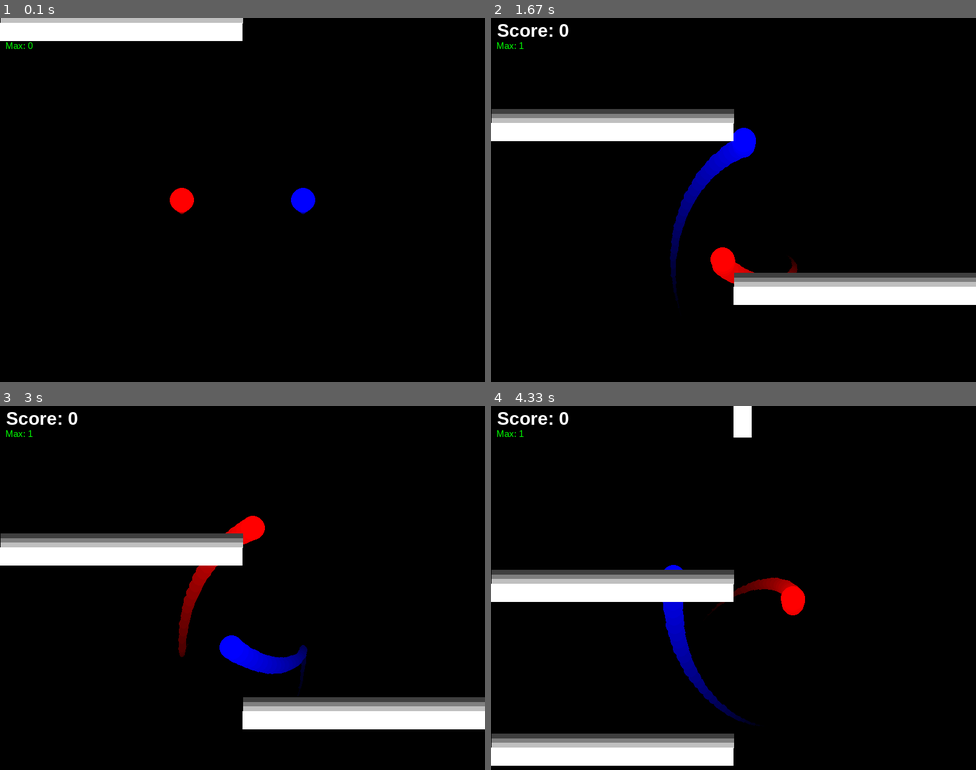
Above: before the commit, frames 1-4 (two rows, left to right).
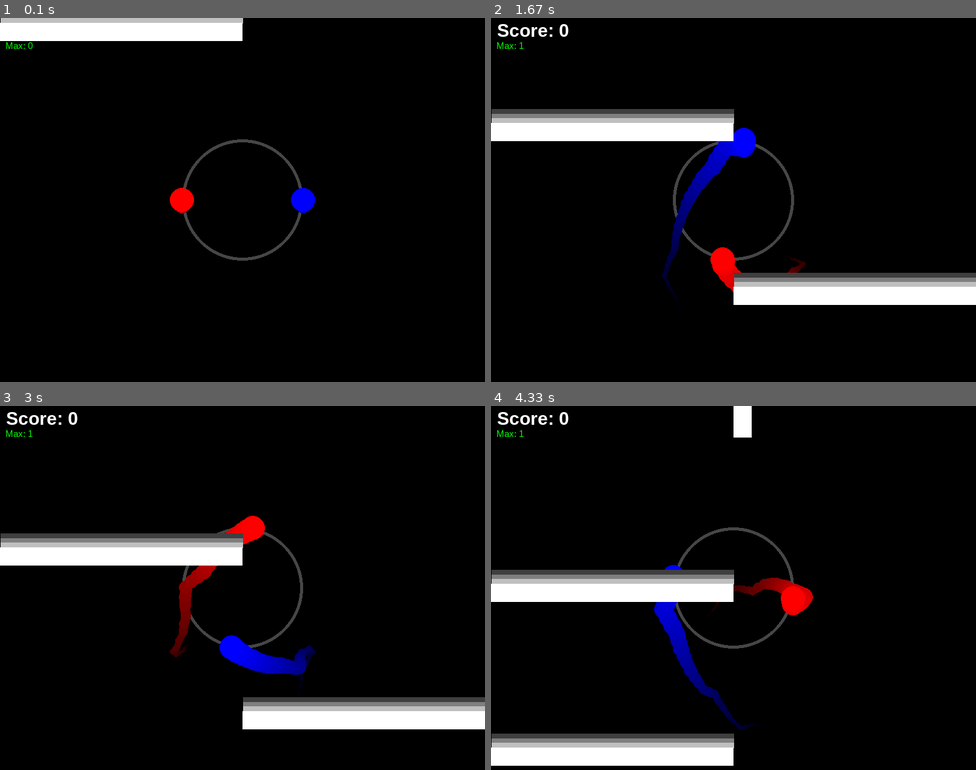
Above: after the commit, the same moments.

Repository: ycarowwww/atividades_backend_ifrn
Game: pygame game, started from 1Ano/JogoFimDeAno/duet.py
The game is run twice, just before and just after one commit, with the same random seed, the same clock (stepped at 60 frames per second) and the same inputs.
Inputs:
- Up to frame 1 (0.1 s): no input
- Up to frame 2 (1.67 s): tap Space at 0.33, 0.73, 1.03, 1.23, 1.53 s; hold D 0.67-1.13 s; tap Shift at 0.82 s; hold D 1.17-1.63 s
- Up to frame 3 (3 s): hold A 1.67-2.2 s; tap Space at 1.73, 2.03, 2.3, 2.6, 2.73 s; hold A 2.23-2.63 s; tap Shift at 2.38 s; hold D from 2.67 s (still down)
- Up to frame 4 (4.33 s): tap Space at 3.03, 3.4, 3.7, 3.9, 4.2 s; release D at 3.3 s; hold A 3.33-3.8 s; hold D 3.83-4.3 s; tap Shift at 3.98 s

The runs differ from the first frame. In frame 1, 0.5% of the frame differs, in the area x 37-63%, y 33-67%; in frame 2, 0.9%; in frame 3, 0.9%; in frame 4, 1.1%, in the area x 33-67%, y 33-89%.

Commit message:
Teste da Mecânica de mudar a distância do centro
Player pode agora mudar de distância em relação ao centro (mecânica para obstáculos).
Uma pequena circunferência foi adicionada para traçar o "raio" de rotação.

Diff:
--- a/1Ano/JogoFimDeAno/duet.py
+++ b/1Ano/JogoFimDeAno/duet.py
@@ -5,20 +5,20 @@
 
 pg.init()
 
-COLORS: dict[str, tuple[int, int, int]] = {
-    "BLACK" : (0, 0, 0),
-    "WHITE" : (255, 255, 255),
-    "RED" : (255, 0, 0),
-    "GREEN" : (0, 255, 0),
-    "BLUE" : (0, 0, 255)
-}
-
 SCREEN_SIZE: tuple[int, int] = (800, 600)
 SCREEN_CENTER: tuple[int, int] = (SCREEN_SIZE[0]//2, SCREEN_SIZE[1]//2)
 screen: pg.Surface = pg.display.set_mode(SCREEN_SIZE)
 pg.display.set_caption("Duet PFA")
 clock: pg.time.Clock = pg.time.Clock()
 FPS: float = 60.0
+COLORS: dict[str, tuple[int, int, int]] = {
+    "BLACK" : (0, 0, 0),
+    "GRAY" : (70, 70, 70),
+    "WHITE" : (255, 255, 255),
+    "RED" : (255, 0, 0),
+    "GREEN" : (0, 255, 0),
+    "BLUE" : (0, 0, 255)
+}
 
 class Player:
     def __init__(self, position: list[int], color: tuple[int, int, int], size: int, angle: int = 0) -> None:
@@ -29,13 +29,20 @@
         self.hitbox_rect = pg.Rect(0, 0, self.size, self.size)
         self.hitbox_rect.center = self.position
         self.positions_track = []
+        self.distance = 100
 
-    def update(self, screen: pg.Surface, point: tuple[int, int], distance: int, key: pg.key.ScancodeWrapper) -> None:
+    def update(self, screen: pg.Surface, point: tuple[int, int], key: pg.key.ScancodeWrapper) -> None:
+        if key[pg.K_LSHIFT] and self.distance > 0:
+            self.distance -= 5
+        elif key[pg.K_SPACE] or self.distance < 100:
+            self.distance += 5
+        elif self.distance > 100:
+            self.distance -= 5
         if key[pg.K_a]: self.angle -= 5
         if key[pg.K_d]: self.angle += 5
         self.angle %= 360
 
-        self.rotate_to_center(point, distance)
+        self.rotate_to_center(point)
         self.draw(screen)
 
     def draw(self, screen: pg.Surface) -> None:
@@ -48,9 +55,9 @@
 
         pg.draw.circle(screen, self.color, self.position, self.size)
 
-    def rotate_to_center(self, point: tuple[int, int], distance: int) -> None:
-        self.position[0] = distance * cos(radians(self.angle)) + point[0]
-        self.position[1] = distance * sin(radians(self.angle)) + point[1]
+    def rotate_to_center(self, point: tuple[int, int]) -> None:
+        self.position[0] = self.distance * cos(radians(self.angle)) + point[0]
+        self.position[1] = self.distance * sin(radians(self.angle)) + point[1]
         self.hitbox_rect.center = self.position
 
         self.positions_track.insert(0, list(self.hitbox_rect.center)) # Usar uma Queue depois
@@ -111,10 +118,12 @@
     clock.tick(FPS)
     screen.fill(COLORS["BLACK"])
 
+    pg.draw.circle(screen, COLORS["GRAY"], SCREEN_CENTER, player1.distance, 5)
+
     key: pg.key.ScancodeWrapper = pg.key.get_pressed()
 
-    player1.update(screen, SCREEN_CENTER, 100, key)
-    player2.update(screen, SCREEN_CENTER, 100, key)
+    player1.update(screen, SCREEN_CENTER, key)
+    player2.update(screen, SCREEN_CENTER, key)
 
     for rect in obstacles_list:
         rect.movement_bottom()
